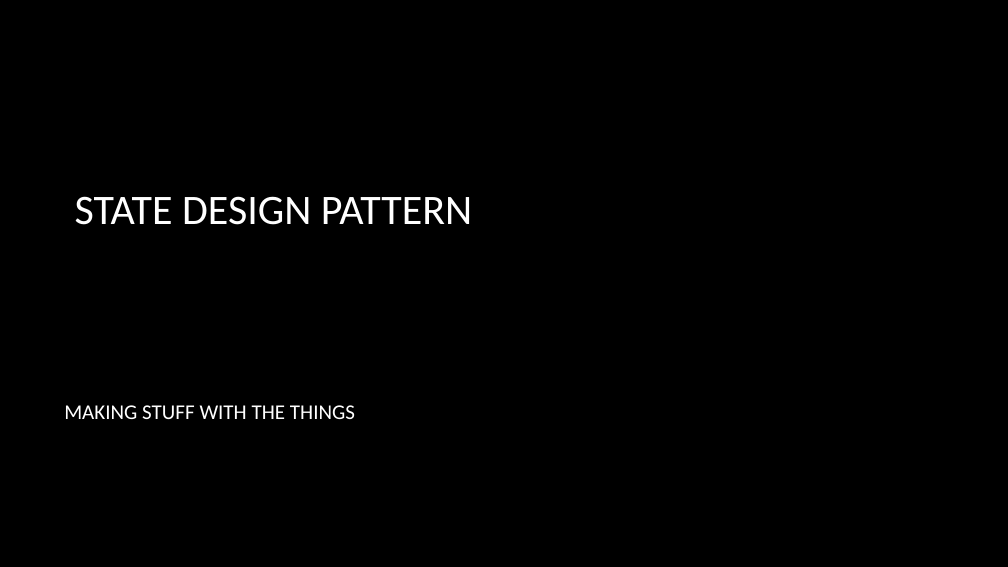
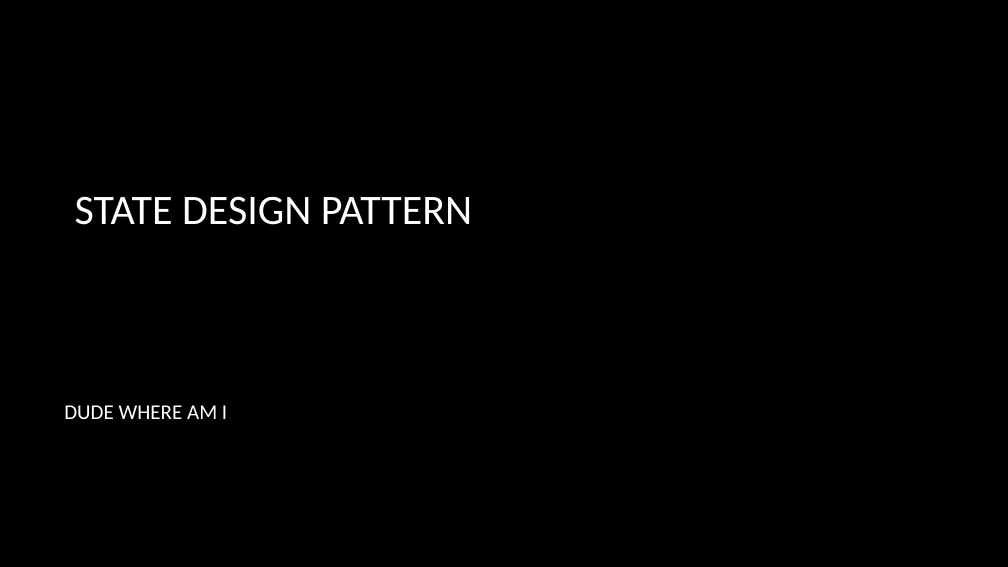
Before and after one commit to dundane/CSC360Demos, a slide deck: slide 65 of CSC360Demo/Design Patterns Slide Show.pptx. Drawn at 1008x567 pixels with LibreOffice and Linux fonts; fonts in the diff are those of the drawing; background and template pictures are left out. Boxes give left, top, right and bottom in pixels: in the first picture for what was removed or moved away, otherwise in the second. Text is boxed around its words. In the diff, an @@ line names an element or a change of style, - is before the commit and + after.

Commit message:
Added Command Pattern

```diff
--- a/CSC360Demo/Design Patterns Slide Show.pptx
+++ b/CSC360Demo/Design Patterns Slide Show.pptx
@@ text at [64, 405, 227, 419]: text changed @@
-MAKING STUFF WITH THE THINGS
+DUDE WHERE AM I
```
Also in this commit, not shown: 9 other slides changed, 45 slides added, 19 other files.
